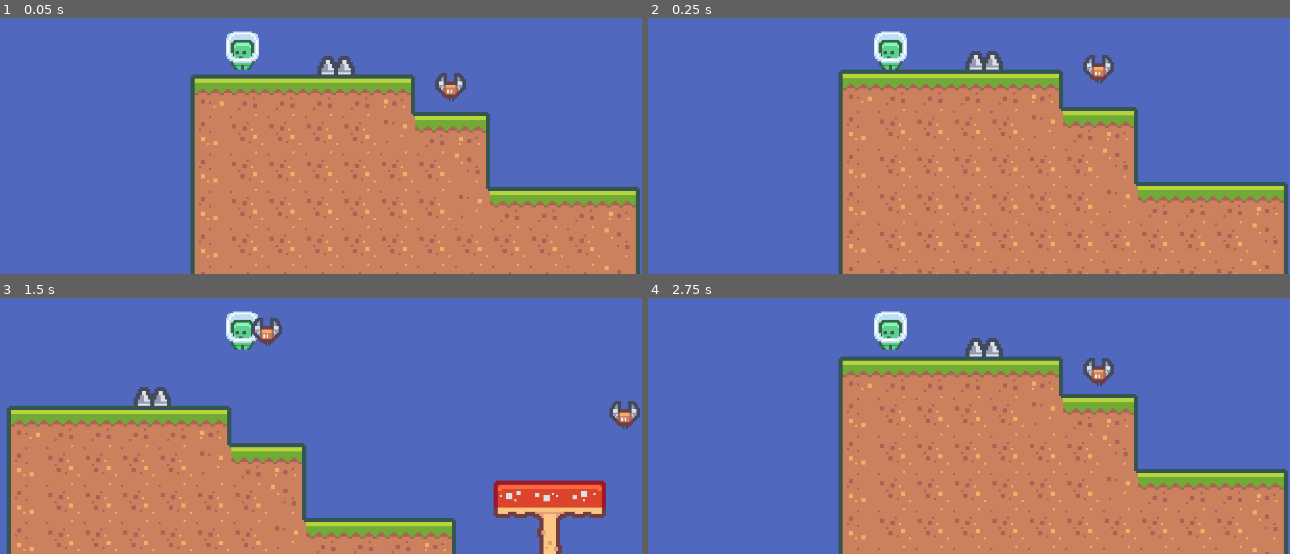
Above: before the commit, frames 1-4 (two rows, left to right).
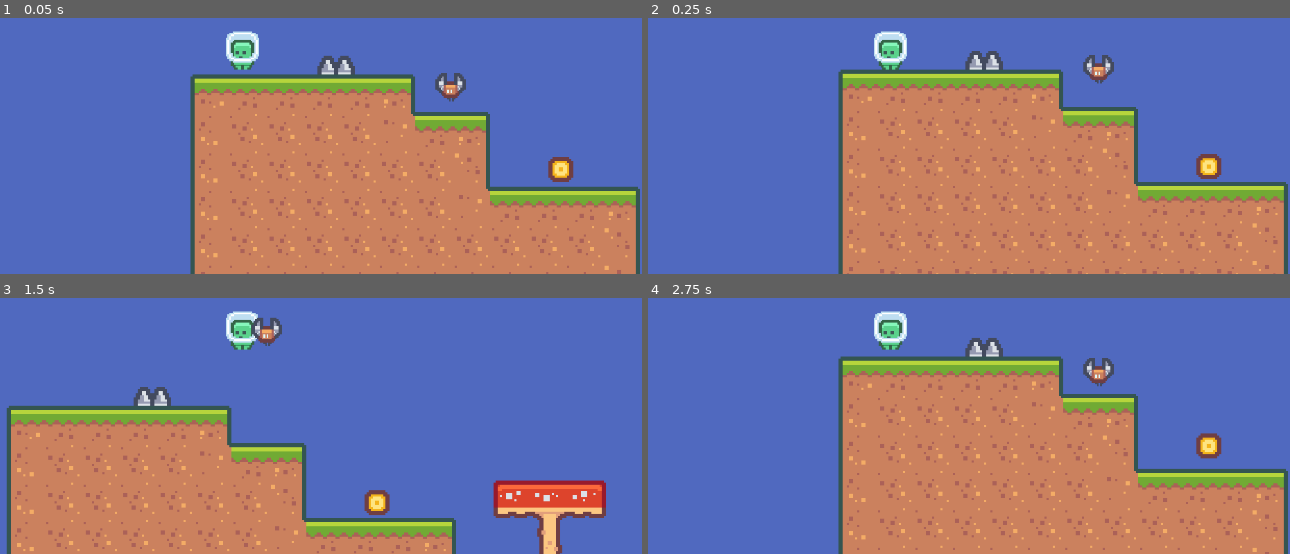
Above: after the commit, the same moments.

Repository: Teeohbee/JumpMan
Game: Godot game, scene res://Level1.tscn
The game is run twice, just before and just after one commit, with the same random seed, the same clock (stepped at 60 frames per second) and the same inputs.
Inputs:
- Up to frame 1 (0.05 s): no input
- Up to frame 2 (0.25 s): no input
- Up to frame 3 (1.5 s): hold Right from 0.53 s (still down); tap Space at 0.77 s
- Up to frame 4 (2.75 s): tap Space at 1.52 s; release Right at 2.03 s; hold Left from 2.03 s (still down)

The runs differ from the first frame. In frame 1, 0.4% of the frame differs, in the area x 85-90%, y 54-65%; in frame 2, 0.4%; in frame 3, 0.7%, in the area x 56-100%, y 40-85%; in frame 4, 0.4%.
Error before the commit: Invalid assignment of property or key 'paused' with value of type 'bool' on a base object of type 'null instance'. (res://Player.gd:30)
Error after the commit: Invalid assignment of property or key 'paused' with value of type 'bool' on a base object of type 'null instance'. (res://Player.gd:31)

Commit message:
Add coin and score concept to game - Coins move along a sin wave - Collecting coins adds 1 to your score - Reverted back to single demo of game items

Diff:
--- /dev/null
+++ b/Coin.gd
@@ -0,0 +1,20 @@
+extends Area2D
+
+var bob_height = 4.0
+var bob_speed = 5.0
+
+@onready var start_y = global_position.y
+var t = 0.0
+
+func _process(delta):
+	t += delta
+
+	var d = (sin(t * bob_speed) + 1) / 2
+
+	global_position.y = start_y + (d * bob_height)
+
+
+func _on_body_entered(body):
+	if body.is_in_group("Player"):
+		body.add_score(1)
+		queue_free()
--- /dev/null
+++ b/Coin.tscn
@@ -0,0 +1,20 @@
+[gd_scene load_steps=4 format=3 uid="uid://btyvkjef6t72e"]
+
+[ext_resource type="Script" path="res://Coin.gd" id="1_k1qq5"]
+[ext_resource type="Texture2D" uid="uid://ydbe1tyhvygu" path="res://Sprites/Objects/tile_0151.png" id="2_rdp0f"]
+
+[sub_resource type="CircleShape2D" id="CircleShape2D_ke70a"]
+radius = 6.08276
+
+[node name="Coin" type="Area2D"]
+position = Vector2(153, 56)
+script = ExtResource("1_k1qq5")
+metadata/_edit_group_ = true
+
+[node name="Sprite" type="Sprite2D" parent="."]
+texture = ExtResource("2_rdp0f")
+
+[node name="CollisionShape2D" type="CollisionShape2D" parent="."]
+shape = SubResource("CircleShape2D_ke70a")
+
+[connection signal="body_entered" from="." to="." method="_on_body_entered"]
--- a/Level1.tscn
+++ b/Level1.tscn
@@ -1,10 +1,11 @@
-[gd_scene load_steps=9 format=3 uid="uid://285tlqb6fbvv"]
+[gd_scene load_steps=10 format=3 uid="uid://285tlqb6fbvv"]
 
 [ext_resource type="Texture2D" uid="uid://biwond464pw3f" path="res://Sprites/Tiles/tiles_packed.png" id="1_kthgv"]
 [ext_resource type="Texture2D" uid="uid://bqb4j84403j2a" path="res://Sprites/Characters/character_0000.png" id="2_7gsv3"]
 [ext_resource type="Script" path="res://Player.gd" id="2_ihjgl"]
 [ext_resource type="PackedScene" uid="uid://dgyug807w766s" path="res://Enemy.tscn" id="4_qixg0"]
 [ext_resource type="PackedScene" uid="uid://b67dgeb4spiqy" path="res://Spike.tscn" id="5_7jbpj"]
+[ext_resource type="PackedScene" uid="uid://btyvkjef6t72e" path="res://Coin.tscn" id="6_6ux4o"]
 
 [sub_resource type="TileSetAtlasSource" id="TileSetAtlasSource_tktp5"]
 texture = ExtResource("1_kthgv")
@@ -753,14 +754,6 @@
 [node name="Enemy" parent="." instance=ExtResource("4_qixg0")]
 position = Vector2(100, 20)
 
-[node name="Enemy2" parent="." instance=ExtResource("4_qixg0")]
-position = Vector2(272, 60)
-
-[node name="Enemy3" parent="." instance=ExtResource("4_qixg0")]
-position = Vector2(426, 80)
-
-[node name="Enemy4" parent="." instance=ExtResource("4_qixg0")]
-position = Vector2(550, 0)
-move_direction = Vector2(-50, 0)
-
 [node name="Spike" parent="." instance=ExtResource("5_7jbpj")]
+
+[node name="Coin" parent="." instance=ExtResource("6_6ux4o")]
--- a/Player.gd
+++ b/Player.gd
@@ -3,6 +3,7 @@
 var move_speed = 100.0
 var jump_force = 200.0
 var gravity = 500.0
+var score: int = 0
 
 func _physics_process(delta):
 	if not is_on_floor():
@@ -28,3 +29,7 @@
 	await get_tree().create_timer(0.5).timeout
 	get_tree().reload_current_scene()
 	get_tree().paused = false
+
+func add_score(amount):
+	score += amount
+	print(score)
